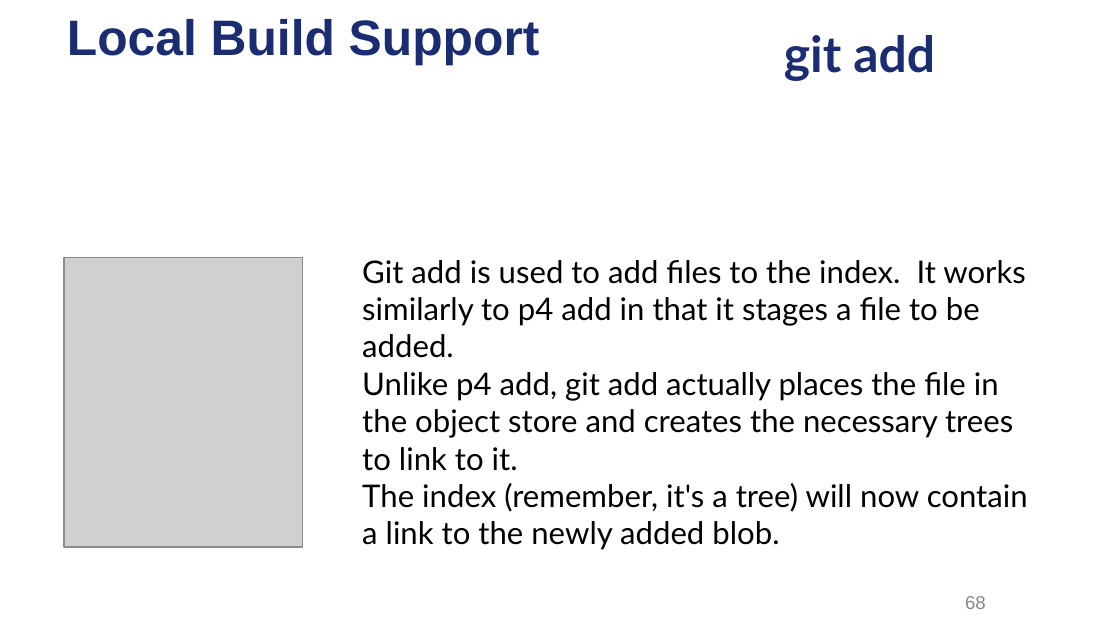
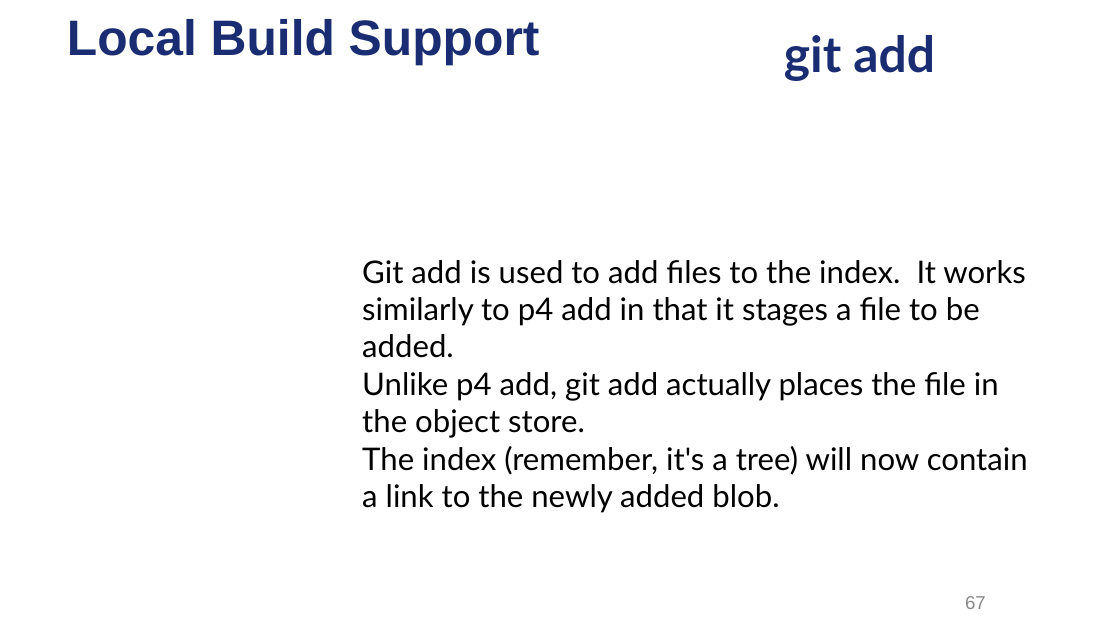
Before and after one commit to ysgard/git-presentation, a slide deck: slide 67 of Dive into Git.odp (slide 68 before the commit). Drawn at 1120x631 pixels with LibreOffice and Linux fonts; fonts in the diff are those of the drawing; grey boxes stand for pictures; background and template pictures are left out. Boxes give left, top, right and bottom in pixels: in the first picture for what was removed or moved away, otherwise in the second. Text is boxed around its words. In the diff, an @@ line names an element or a change of style, - is before the commit and + after.

```diff
--- a/Dive into Git.odp
+++ b/Dive into Git.odp
@@ picture removed at <box>64,258,302,547</box> @@
@@ text at <box>362,372,999,438</box>: text changed @@
-● Unlike p4 add, git add actually places the file in the object store and creates the necessary trees to link to it.
+● Unlike p4 add, git add actually places the file in the object store.
@@ page number at <box>965,596,986,609</box>: text changed @@
-68
+67
```
Also in this commit, not shown: 4 other slides changed, 11 slides added, 2 slides removed, 10 other files.
